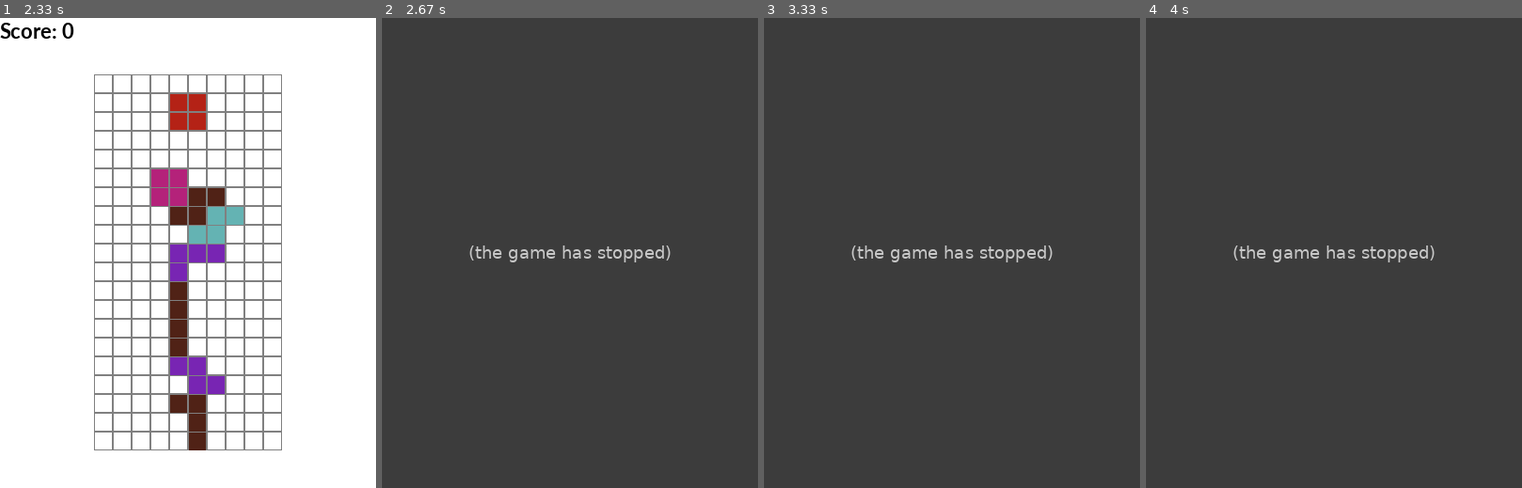
Above: before the commit, frames 1-4 (left to right).
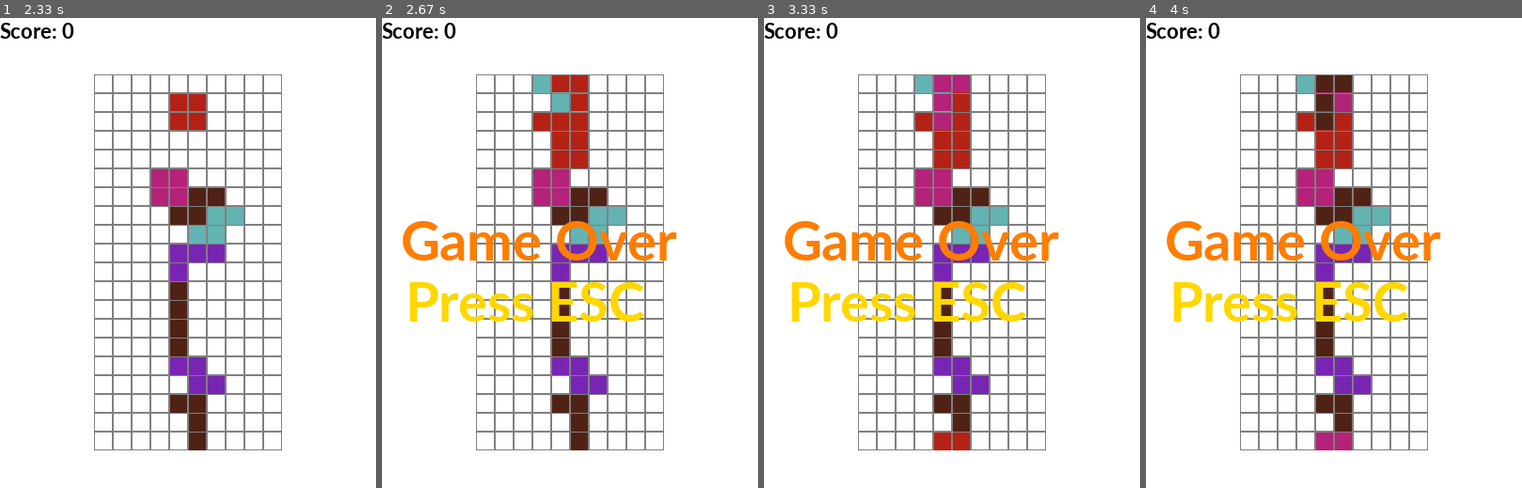
Above: after the commit, the same moments.

Repository: RavenVR/Game-Making-Using-Pygame-Testing
Game: pygame game, started from VERSIONS/5.5.5/Games using Pygame/Tetris/tetris.pyw
Same seed, same stepped clock (60 frames per second), same inputs: the game is played once before the commit and once after it.
Inputs:
- Up to frame 1 (2.33 s): tap Space at 0.33, 0.73, 1.03, 1.23, 1.57, 1.87, 2.07 s; hold Right 0.67-1.13 s; hold Up 1.17-1.47 s; hold Right 1.5-1.97 s; hold Left from 2 s (still down)
- Up to frame 2 (2.67 s): tap Space at 2.37, 2.63 s; release Left at 2.53 s; hold Down from 2.57 s (still down)
- Up to frame 3 (3.33 s): release Down at 2.87 s; hold Left 2.9-3.3 s; tap Space at 2.97 s
- Up to frame 4 (4 s): hold Up 3.33-3.7 s; tap Space at 3.4, 3.8 s; hold Right from 3.73 s (still down)

Frame 1 is identical in both runs. In frame 2, 100% of the frame differs, in the area x 0-100%, y 0-100%; in frame 3, 100%; in frame 4, 100%.
Error before the commit: NameError: name 'text_high_score' is not defined (tetris.pyw line 212); the game stopped at 2.63 s (later frames are placeholders)

Commit message:
Update tetris.pyw

Diff:
--- a/VERSIONS/5.5.5/Games using Pygame/Tetris/tetris.pyw
+++ b/VERSIONS/5.5.5/Games using Pygame/Tetris/tetris.pyw
@@ -209,7 +209,6 @@
 
     screen.blit(text, [0, 0])
     if game.state == "gameover":
-        screen.blit(text_high_score, [20, 150])
         screen.blit(text_game_over, [20, 200])
         screen.blit(text_game_over1, [25, 265])
 
